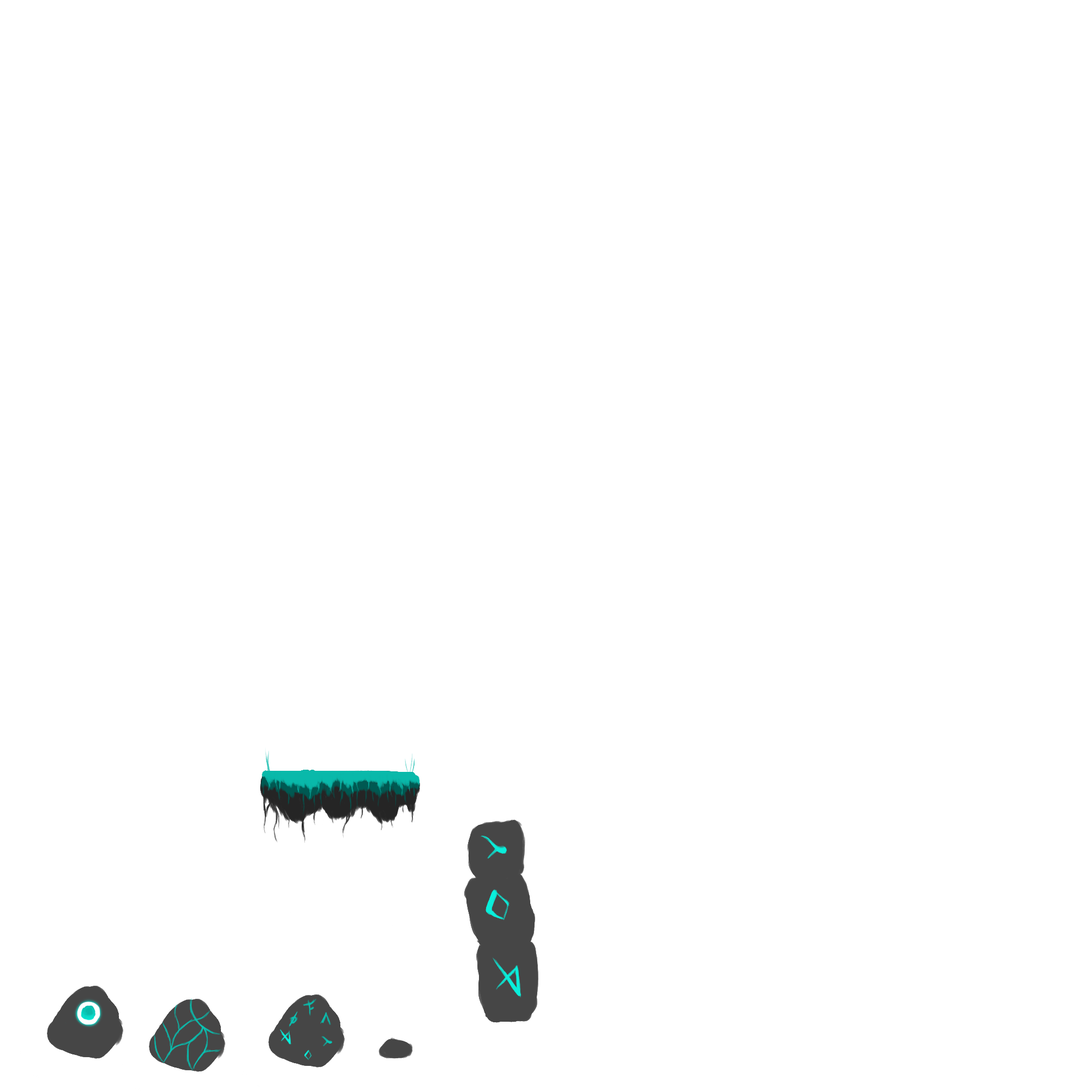
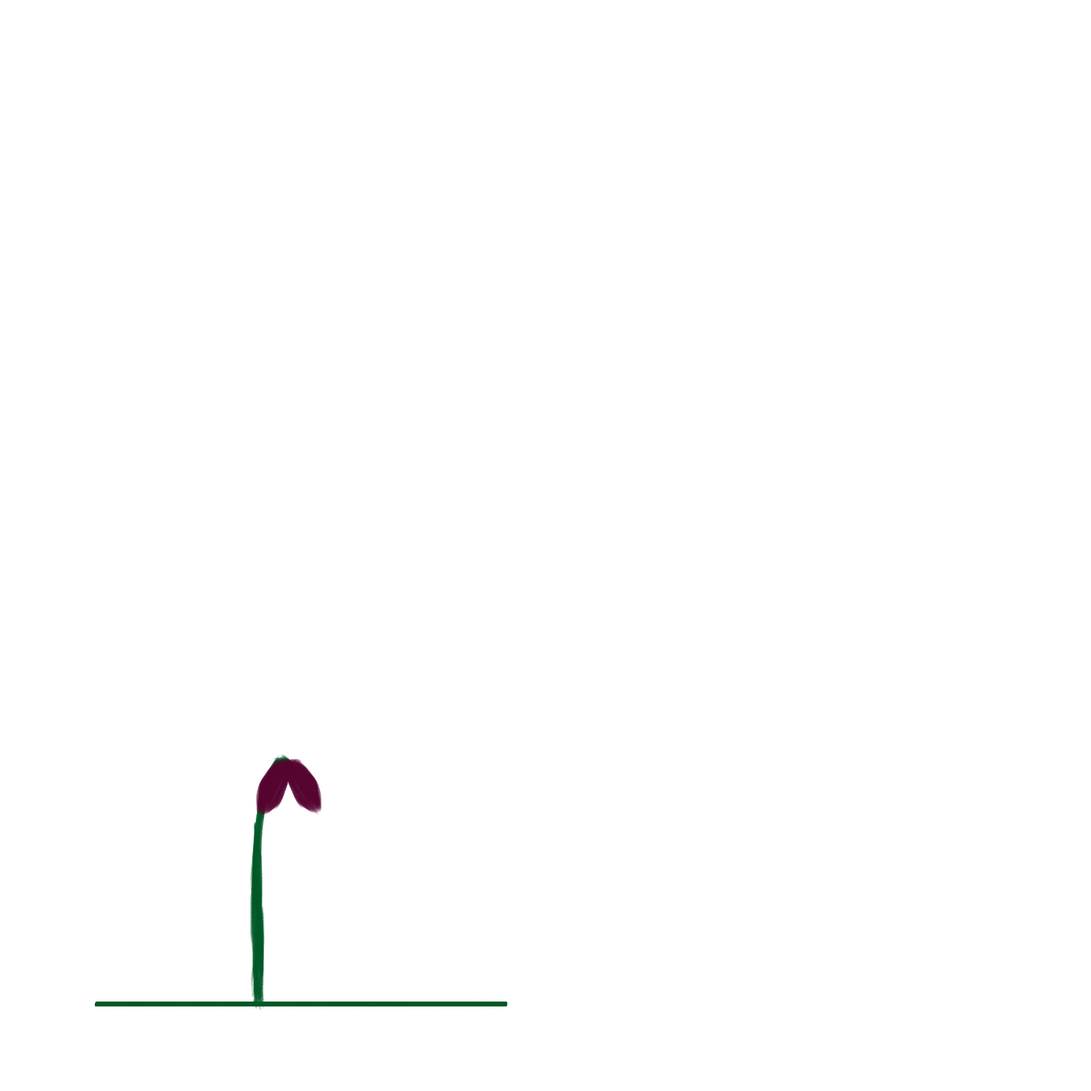
Before/after of a 1091px x 1091px layered artwork. What changed in the layer stack:
showed group "Group 12" (32 layers) over [94,747,508,1012]
added group "Group 15" with 3 layers in group "Group 12" over [255,756,323,819]
added layer "Layer 41 copy" in group "Group 15" over [255,756,292,819]
added layer "Layer 41" in group "Group 15" over [284,756,323,816]
hid group "Stones" (20 layers) over [46,819,539,1073]
showed group "Ground" (8 layers) over [46,967,539,1073]
hid group "Platform" (5 layers) over [260,747,421,844]
